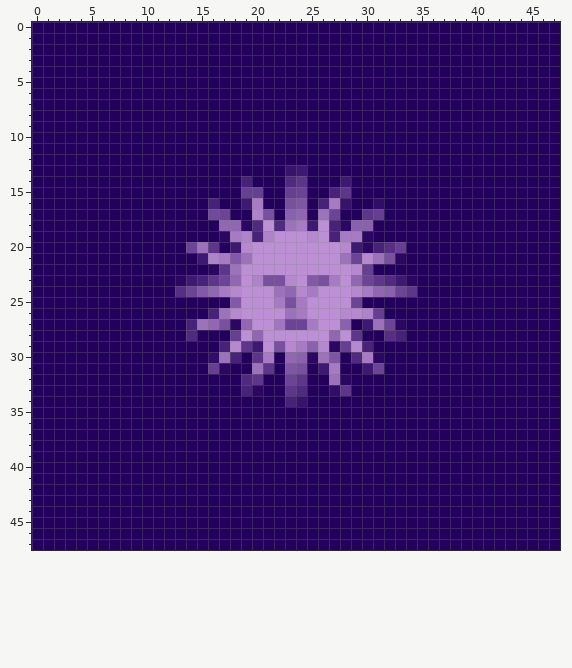
Edited in one commit: pixel-art sprite (smart-divination/apps/tarot/android/app/src/main/res/mipmap-mdpi/ic_launcher.png). The picture above was drawn from the file before the commit.
The file is 48x48 pixels. Colours within 5 levels of each other are drawn and written as one.
After:
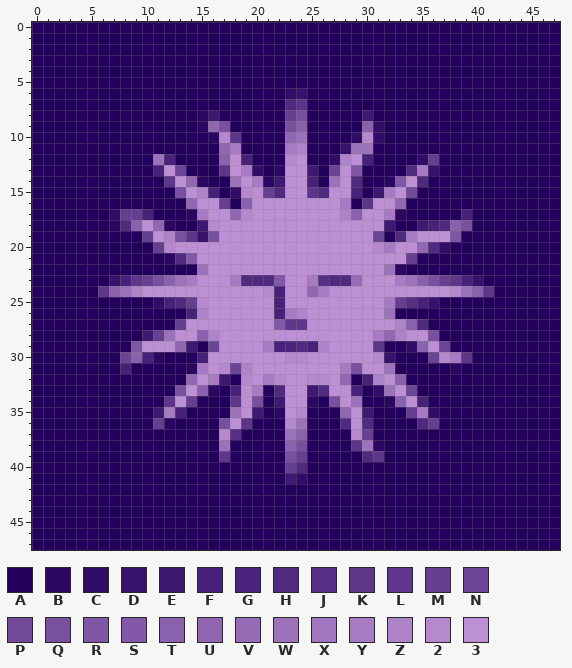
Palette (. is transparent): A #24005d  B #2b0762  C #310d67  D #38136c  E #3e1971  F #472278  G #4a247e  H #502a7f  J #562f84  K #5d3689  L #60378f  M #663f90  N #6c4495  P #714a99  Q #78509e  R #7e56a3  S #8358a9  T #8a61ac  U #9167b2  V #976cb7  W #9c72ba  X #a275c1  Y #a77bc3  Z #af83ca  2 #b689cf  3 #bd8fd5
The edit:
@@ x 0..47 @@
  5 AAAAAAAAAAAAAAAAAAAAAAAAAAAAAAAAAAAAAAAAAAAAAAAA
- 6 AAAAAAAAAAAAAAAAAAAAAAAAAAAAAAAAAAAAAAAAAAAAAAAA
- 7 AAAAAAAAAAAAAAAAAAAAAAAAAAAAAAAAAAAAAAAAAAAAAAAA
- 8 AAAAAAAAAAAAAAAAAAAAAAAAAAAAAAAAAAAAAAAAAAAAAAAA
- 9 AAAAAAAAAAAAAAAAAAAAAAAAAAAAAAAAAAAAAAAAAAAAAAAA
-10 AAAAAAAAAAAAAAAAAAAAAAAAAAAAAAAAAAAAAAAAAAAAAAAA
-11 AAAAAAAAAAAAAAAAAAAAAAAAAAAAAAAAAAAAAAAAAAAAAAAA
-12 AAAAAAAAAAAAAAAAAAAAAAAAAAAAAAAAAAAAAAAAAAAAAAAA
-13 AAAAAAAAAAAAAAAAAAAAAAADEAAAAAAAAAAAAAAAAAAAAAAA
-14 AAAAAAAAAAAAAAAAAAAFAAAHKAAAEAAAAAAAAAAAAAAAAAAA
-15 AAAAAAAAAAAAAAAAAAAMMAAMNAAFKAAAAAAAAAAAAAAAAAAA
-16 AAAAAAAAAAAAAAAAFAAEYAAQRAFYDAACAAAAAAAAAAAAAAAA
-17 AAAAAAAAAAAAAAAAPNAAZQATUAWNAAKMAAAAAAAAAAAAAAAA
-18 AAAAAAAAAAAAAAAAAUUBH3HWYE3FBTTAAAAAAAAAAAAAAAAA
-19 AAAAAAAAAAAAAAAAABYZFZ33323FYYBAAAAAAAAAAAAAAAAA
-20 AAAAAAAAAAAAAANWKAE2333333332EBFJMAAAAAAAAAAAAAA
-21 AAAAAAAAAAAAAAAEZYSW33333333WN2WQBAAAAAAAAAAAAAA
-22 AAAAAAAAAAAAAAAABKW33333333332MAAAAAAAAAAAAAAAAA
-23 AAAAAAAAAAAAABEFKNU3ZQQ23SQY3UNKHEBAAAAAAAAAAAAA
-24 AAAAAAAAAAAAAJNSUY2333WU2Y3332YUTNKAAAAAAAAAAAAA
-25 AAAAAAAAAAAAAAAAAAS333YQY3333NAAAAAAAAAAAAAAAAAA
-26 AAAAAAAAAAAAAAAAFW23333WY33322ZMAAAAAAAAAAAAAAAA
-27 AAAAAAAAAAAAAAFWUQBU33XNNY33TAEWNBAAAAAAAAAAAAAA
-28 AAAAAAAAAAAAAAHAAAM3U333333U3KAAJFAAAAAAAAAAAAAA
-29 AAAAAAAAAAAAAAAAAF2KE3Q2YT2BM2FAAAAAAAAAAAAAAAAA
-30 AAAAAAAAAAAAAAAACWFAKYAUTBWRAHYBAAAAAAAAAAAAAAAA
-31 AAAAAAAAAAAAAAAAMBAAWKARQAEYAAENAAAAAAAAAAAAAAAA
-32 AAAAAAAAAAAAAAAAAAAHKAANKAAWBAAAAAAAAAAAAAAAAAAA
-33 AAAAAAAAAAAAAAAAAAAFBAAKHAACKAAAAAAAAAAAAAAAAAAA
-34 AAAAAAAAAAAAAAAAAAAAAAAFDAAAAAAAAAAAAAAAAAAAAAAA
-35 AAAAAAAAAAAAAAAAAAAAAAAAAAAAAAAAAAAAAAAAAAAAAAAA
-36 AAAAAAAAAAAAAAAAAAAAAAAAAAAAAAAAAAAAAAAAAAAAAAAA
-37 AAAAAAAAAAAAAAAAAAAAAAAAAAAAAAAAAAAAAAAAAAAAAAAA
-38 AAAAAAAAAAAAAAAAAAAAAAAAAAAAAAAAAAAAAAAAAAAAAAAA
-39 AAAAAAAAAAAAAAAAAAAAAAAAAAAAAAAAAAAAAAAAAAAAAAAA
-40 AAAAAAAAAAAAAAAAAAAAAAAAAAAAAAAAAAAAAAAAAAAAAAAA
-41 AAAAAAAAAAAAAAAAAAAAAAAAAAAAAAAAAAAAAAAAAAAAAAAA
+ 6 AAAAAAAAAAAAAAAAAAAAAAACDAAAAAAAAAAAAAAAAAAAAAAA
+ 7 AAAAAAAAAAAAAAAAAAAAAAAHKAAAAAAAAAAAAAAAAAAAAAAA
+ 8 AAAAAAAAAAAAAAABEAAAAAAMQAAAAAEAAAAAAAAAAAAAAAAA
+ 9 AAAAAAAAAAAAAAABUQAAAAAQTAAAAATCAAAAAAAAAAAAAAAA
+10 AAAAAAAAAAAAAAAAB2KAAAAUWAAAAC2CAAAAAAAAAAAAAAAA
+11 AAAAAAAAAAAAAAAAAUYAAAAYZAAADWWAAAAAAAAAAAAAAAAA
+12 AAAAAAAAAAAWFAAAAT3FAAA23AACZ3FAAAACMAAAAAAAAAAA
+13 AAAAAAAAAAAF3NAAAK3YCAB33EAN3RAAAAHYDAAAAAAAAAAA
+14 AAAAAAAAAAAAK3UBAAW3YBE33FAW3HAABR3HAAAAAAAAAAAA
+15 AAAAAAAAAAAAAQ3ZFAC23MH33KH33FAEY3PAAAAAAAAAAAAA
+16 AAAAAAAAAAAAAAU33MAT33333333YAK33UAAAAAAAAAAAAAA
+17 AAAAAAACMMFAAABY33U233333333ZT33YBAAAAAFAAAAAAAA
+18 AAAAAAABHT3UBAAE2333333333333333EAAEFHTQAAAAAAAA
+19 AAAAAAAAAAM3ZQKDQ33333333333333NAHY333RAAAAAAAAA
+20 AAAAAAAAAAAM23333333333333333332Y33UHCAAAAAAAAAA
+21 AAAAAAAAAAAABHS3333333333333333333MAAAAAAAAAAAAA
+22 AAAAAAAAAAAAAAAW3333333333333333WBAAAAAAAAAAAAAA
+23 AAAAAAADFKMQTWY333YHHHS33YJHHV333YWTQMKFDAAAAAAA
+24 AAAAAAKTWZ333333333332F33UY333333333332WTKAAAAAA
+25 AAAAAAAAAAACFHM2333333F333333333YMJFDAAAAAAAAAAA
+26 AAAAAAAAAAAAAAFZ333333FYZ3333333WAAAAAAAAAAAAAAA
+27 AAAAAAAAAAAAAM33333333SKL33333333ZTHAAAAAAAAAAAA
+28 AAAAAAAAAAEMW33TZ33333333333333YUZ33QAAAAAAAAAAA
+29 AAAAAAAAAR333UEAN3333YFGHFZ3333KAACT3NAAAAAAAAAA
+30 AAAAAAAANTFBAAAF3333333223333332DAAAN2YKAAAAAAAA
+31 AAAAAAAAFAAAAABY32NZ33333333YQ33WAAAAABAAAAAAAAA
+32 AAAAAAAAAAAAAAU3YEA23Y233223UAFZ3TAAAAAAAAAAAAAA
+33 AAAAAAAAAAAAAQ3TBAF3YAH33EH33FACW3NAAAAAAAAAAAAA
+34 AAAAAAAAAAAAK3MAAAK3QAE33BAQ3WAABT3FAAAAAAAAAAAA
+35 AAAAAAAAAAAEYFAAAAW3EAB32AAAU3EAAAMYCAAAAAAAAAAA
+36 AAAAAAAAAAAMBAAAAQ3KAAA2WAAAH3HAAAAHMAAAAAAAAAAA
+37 AAAAAAAAAAAAAAAAA2JAAAAWTAAAA2MAAAAAAAAAAAAAAAAA
+38 AAAAAAAAAAAAAAAAAWAAAAATQAAAAKWBAAAAAAAAAAAAAAAA
+39 AAAAAAAAAAAAAAAAAKAAAAAQMAAAAAHKAAAAAAAAAAAAAAAA
+40 AAAAAAAAAAAAAAAAAAAAAAAMHAAAAAAAAAAAAAAAAAAAAAAA
+41 AAAAAAAAAAAAAAAAAAAAAAAECAAAAAAAAAAAAAAAAAAAAAAA
 42 AAAAAAAAAAAAAAAAAAAAAAAAAAAAAAAAAAAAAAAAAAAAAAAA
